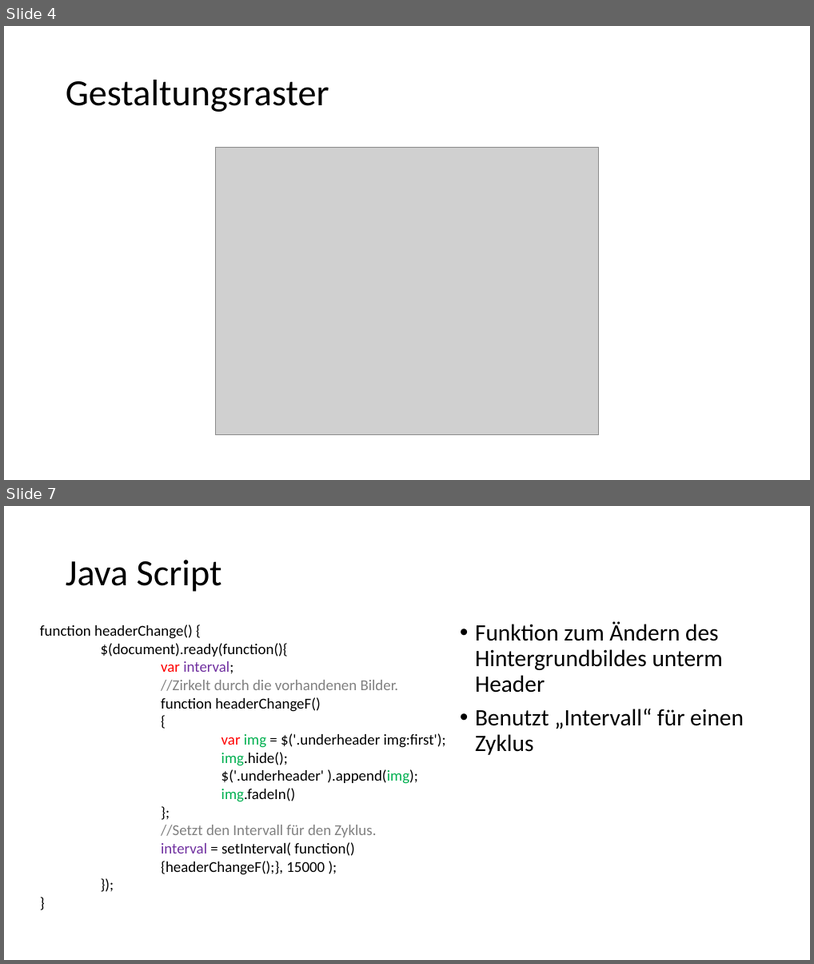
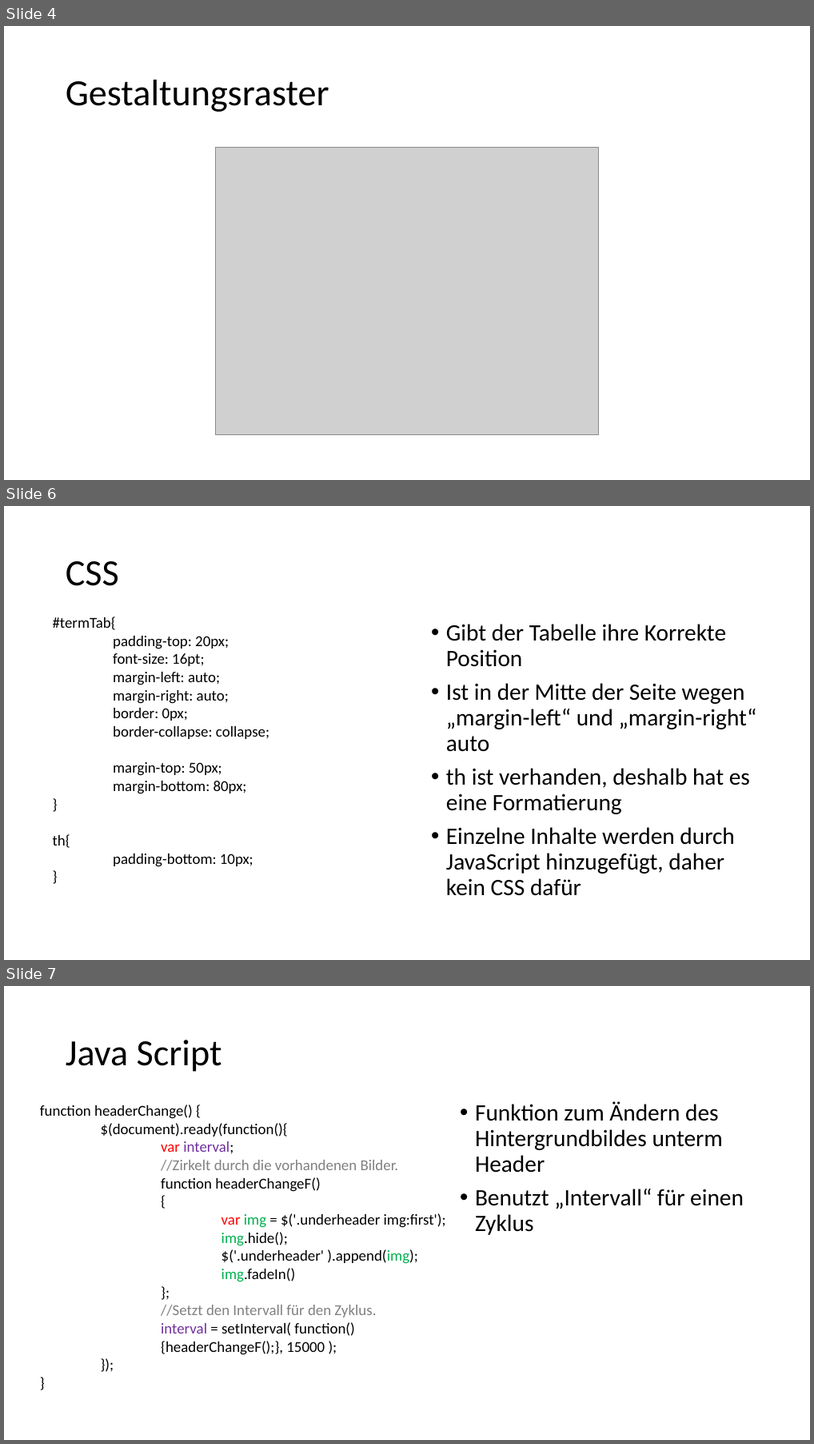
Before and after one commit to Ikeaner/WebtechProjekt, a slide deck: Abschlusspräsentation.pptx. Shown one above the other, each under a label of ours: slides 4 and 7 before the commit, slides 4, 6 and 7 after it; the slides between them are not shown. The pictures are 814x964 and 814x1444 pixels, drawn with LibreOffice and Linux fonts; fonts in the diff are those of the drawing; grey boxes stand for pictures. Boxes give left, top, right and bottom in pixels: in the first picture for what was removed or moved away, otherwise in the second. Text is boxed around its words. In the diff, an @@ line names an element or a change of style, - is before the commit and + after.

```diff
--- a/Abschlusspräsentation.pptx
+++ b/Abschlusspräsentation.pptx
@@ slide 6 added at box(4, 506, 810, 960), background #FFFFFF @@
@@ title added at box(66, 561, 119, 586), 44 pt, text #000000 @@
+CSS
@@ text added at box(53, 616, 270, 867), 18 pt, text #000000 @@
+#termTab{
+padding-top: 20px;
+font-size: 16pt;
+margin-left: auto;
+margin-right: auto;
+border: 0px;
+border-collapse: collapse;
+margin-top: 50px;
+margin-bottom: 80px;
+}
+th{
+padding-bottom: 10px;
+}
@@ text added at box(446, 624, 758, 896), 28 pt, text #000000 @@
+• Gibt der Tabelle ihre Korrekte Position
+• Ist in der Mitte der Seite wegen „margin-left“ und „margin-right“ auto
+• th ist verhanden, deshalb hat es eine Formatierung
+• Einzelne Inhalte werden durch JavaScript hinzugefügt, daher kein CSS dafür
```
Also in this commit, not shown: 1 slide changed, 1 other slide added, 2 slides removed, 1 other file.
